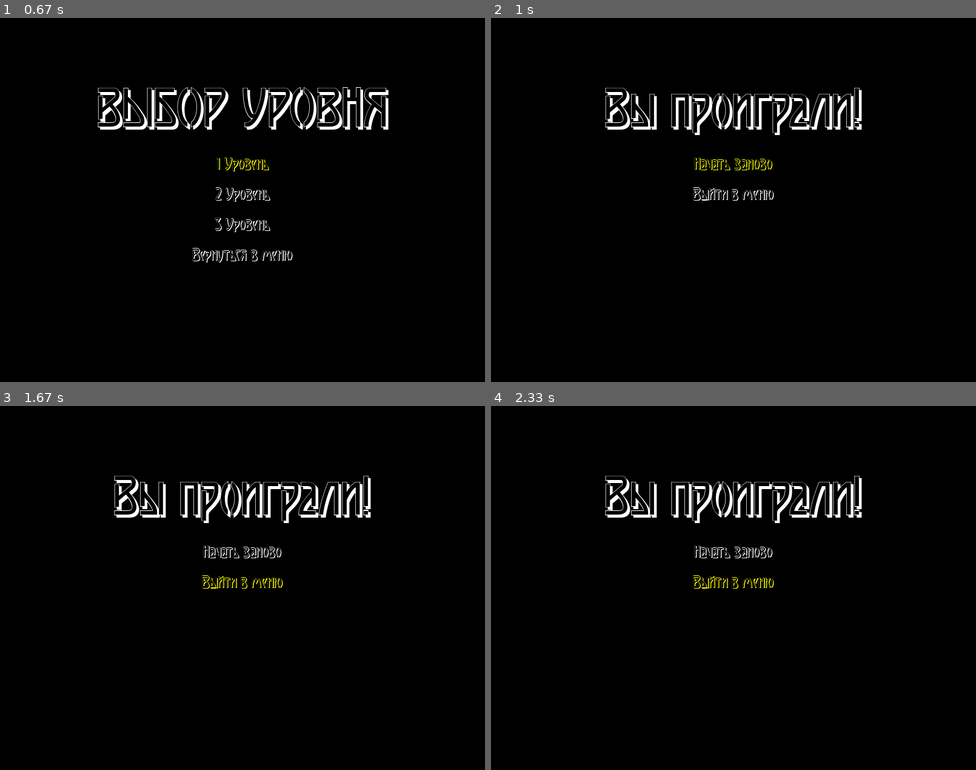
Above: before the commit, frames 1-4 (two rows, left to right).
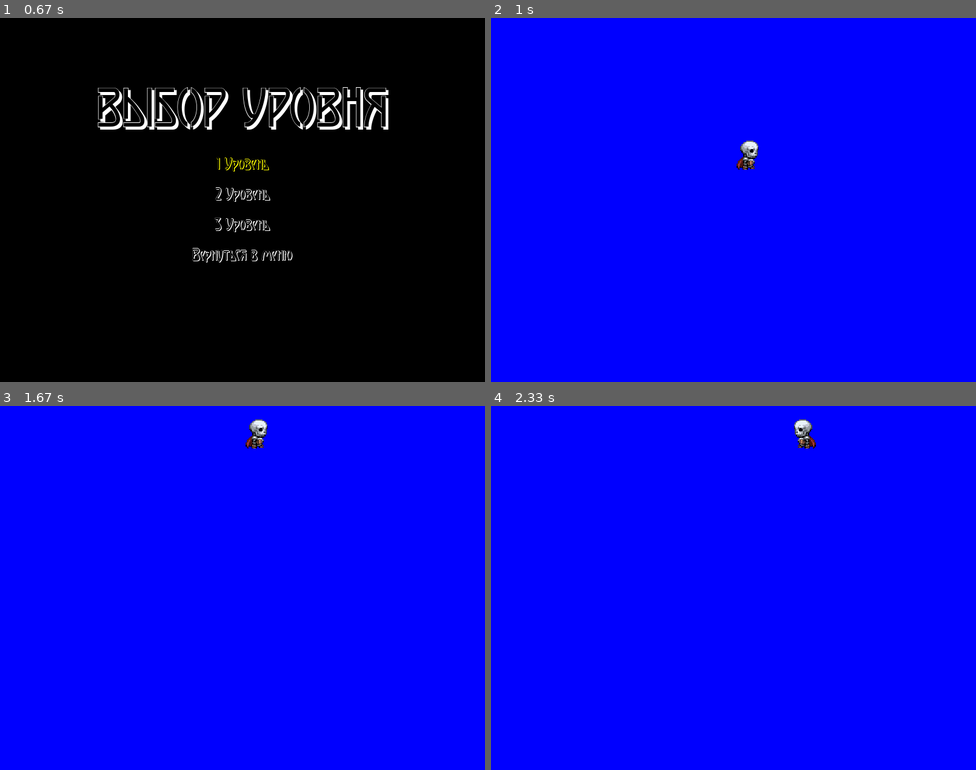
Above: after the commit, the same moments.

Repository: Asteraceaeaa/pygame-proj
Game: pygame game, started from proj/main.py
Same seed, same stepped clock (60 frames per second), same inputs: the game is played once before the commit and once after it.
Inputs:
- Up to frame 1 (0.67 s): tap Enter at 0.33 s
- Up to frame 2 (1 s): hold Enter from 0.67 s (still down); hold Up from 0.67 s (still down)
- Up to frame 3 (1.67 s): release Enter at 1.13 s; release Up at 1.13 s; hold Up 1.17-1.63 s
- Up to frame 4 (2.33 s): hold Right 1.67-2.13 s; hold Left from 2.17 s (still down)

Frame 1 is identical in both runs. In frame 2, 100% of the frame differs, in the area x 0-100%, y 0-100%; in frame 3, 100%; in frame 4, 100%.

Commit message:
Добавили тестового перса

Diff:
--- a/proj/LastRunning(log).txt
+++ b/proj/LastRunning(log).txt
@@ -42,3 +42,10 @@
 File /home/asterwace/asterwace/Учеба/schedule-OOP/proj/main.py launched by asterwace-lp at 12.05.2026  14:25:37
 File /home/asterwace/asterwace/Учеба/schedule-OOP/proj/main.py launched by asterwace-lp at 12.05.2026  14:27:44
 File /home/asterwace/asterwace/Учеба/schedule-OOP/proj/main.py launched by asterwace-lp at 13.05.2026  09:50:57
+File /home/asterwace/asterwace/Учеба/schedule-OOP/proj/main.py launched by asterwace-lp at 13.05.2026  18:09:47
+File /home/asterwace/asterwace/Учеба/schedule-OOP/proj/main.py launched by asterwace-lp at 13.05.2026  18:10:22
+File /home/asterwace/asterwace/Учеба/schedule-OOP/proj/main.py launched by asterwace-lp at 13.05.2026  18:11:02
+File /home/asterwace/asterwace/Учеба/schedule-OOP/proj/main.py launched by asterwace-lp at 13.05.2026  18:11:24
+File /home/asterwace/asterwace/Учеба/schedule-OOP/proj/main.py launched by asterwace-lp at 13.05.2026  18:12:04
+File /home/asterwace/asterwace/Учеба/schedule-OOP/proj/main.py launched by asterwace-lp at 13.05.2026  18:13:56
+File /home/asterwace/asterwace/Учеба/schedule-OOP/proj/main.py launched by asterwace-lp at 13.05.2026  18:14:16
--- a/proj/main.py
+++ b/proj/main.py
@@ -32,7 +32,7 @@
 
 running = True
 state = 0
-states = ["МЕНЮ", "ВЫБОР УРОВНЯ", ["Уровень 1", "Уровень 2", "Уровень 3"], "Вы проиграли!"]
+states = ["МЕНЮ", "ВЫБОР УРОВНЯ", ["Уровень 1", "Уровень 2", "Уровень 3"], ["Вы проиграли!", "Пауза"]]
 cur_level = 0
 while running:
 
@@ -133,9 +133,74 @@
             clock.tick(60)
 
     if state == 2:
-
+        substate = -1
         print(f"Выбрано: {states[state][cur_level]}")
-        state = 3
+        game = True
+        alive = True
+
+
+        # Позиция персонажа
+        hero_x = WIDTH // 2
+        hero_y = HEIGHT // 2
+        hero_speed = 5
+        facing_right = True  # True - смотрит вправо, False - влево
+
+        # Загрузи изображения ДО цикла (не внутри!)
+        hero_right_img = pg.image.load("assets/hero/frame_028.png")
+        hero_left_img = pg.image.load("assets/hero/frame_016.png")
+        hero_right_img = pg.transform.scale(hero_right_img, (50, 50))  # подгони размер
+        hero_left_img = pg.transform.scale(hero_left_img, (50, 50))
+
+        while game:
+            pause = False
+
+            for event in pg.event.get():
+                if event.type == pg.QUIT:
+                    game == False
+                    running = False
+                    state = 0
+
+                if event.type == pg.K_ESCAPE:
+                    pause = True
+                    substate = 2
+
+            keys = pg.key.get_pressed()
+            if keys[pg.K_LEFT]:
+                hero_x -= hero_speed
+                facing_right = False
+            if keys[pg.K_RIGHT]:
+                hero_x += hero_speed
+                facing_right = True
+            if keys[pg.K_UP]:
+                hero_y -= hero_speed
+            if keys[pg.K_DOWN]:
+                hero_y += hero_speed
+
+                """Логика управления"""
+
+            """Логика уровня"""
+
+            screen.fill("Blue")
+
+            if facing_right:
+                screen.blit(hero_right_img, (hero_x, hero_y))
+            else:
+                screen.blit(hero_left_img, (hero_x, hero_y))
+
+            if state != 2: break
+
+
+            title = font_b.render(states[state][cur_level], True, "White")
+
+
+            pg.display.flip()  # <-- ОБЯЗАТЕЛЬНО добавь
+            clock.tick(60)     # <-- ОБЯЗАТЕЛЬНО добавь
+
+            while pause:
+                    pass
+
+
+
 
     if state == 3:
         print(f"Текущий статус: {states[state]}")
Binary file added: proj/assets/hero/frame_004.png
Binary file added: proj/assets/hero/frame_005.png
Binary file added: proj/assets/hero/frame_006.png
Binary file added: proj/assets/hero/frame_016.png
Binary file added: proj/assets/hero/frame_017.png
Binary file added: proj/assets/hero/frame_018.png
Binary file added: proj/assets/hero/frame_028.png
Binary file added: proj/assets/hero/frame_029.png
Binary file added: proj/assets/hero/frame_030.png
Binary file added: proj/assets/hero/frame_040.png
Binary file added: proj/assets/hero/frame_041.png
Binary file added: proj/assets/hero/frame_042.png
(and 85 more such lines)
